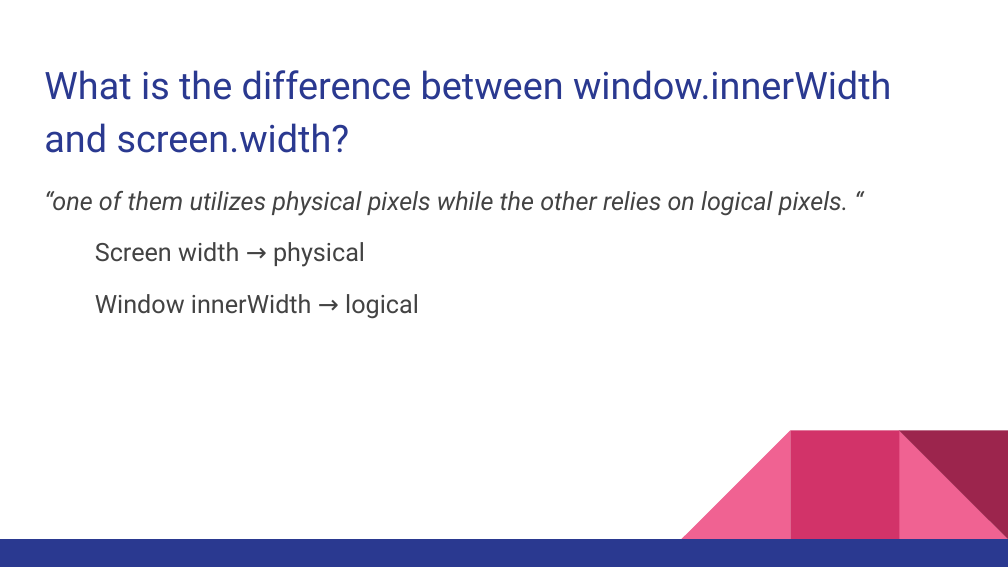
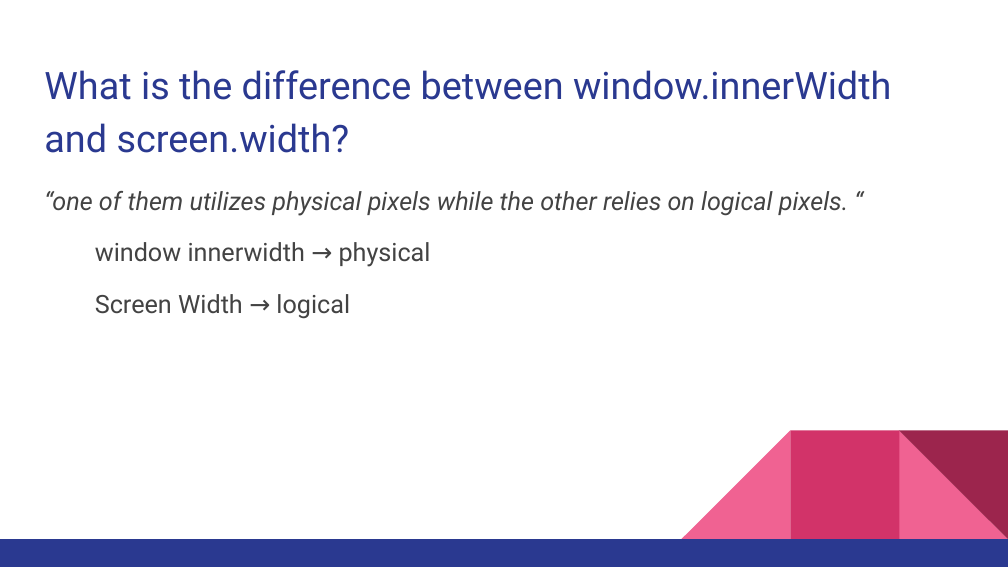
Before and after one commit to nadamedhat27/Full-Stack, a slide deck: slide 16 of Javascript/Session 2/JavaScript_Session-2.pptx. Drawn at 1008x567 pixels with LibreOffice and Linux fonts; fonts in the diff are those of the drawing. Boxes give left, top, right and bottom in pixels: in the first picture for what was removed or moved away, otherwise in the second. Text is boxed around its words. In the diff, an @@ line names an element or a change of style, - is before the commit and + after.

Commit message:
🐛 fixing slides

```diff
--- a/Javascript/Session 2/JavaScript_Session-2.pptx
+++ b/Javascript/Session 2/JavaScript_Session-2.pptx
@@ text at bbox=[95, 242, 431, 319]: text changed @@
-Screen width → physical
-Window innerWidth → logical
+window innerwidth → physical
+Screen Width → logical
```
